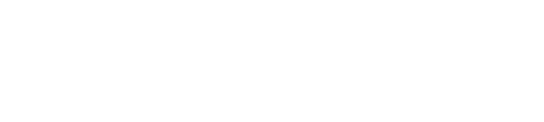
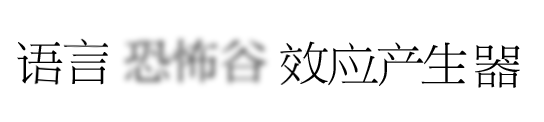
Before/after of a (544, 122) layered artwork. What changed in the layer stack:
renamed "语言恐怖谷效应产生器" to "图层 3 拷贝", moved it above "图层 3", painted on it over left=17, top=34, right=520, bottom=88
hid "图层 3", painted on it over left=17, top=34, right=520, bottom=88
hid "图层 1", painted on it over left=17, top=34, right=520, bottom=88
